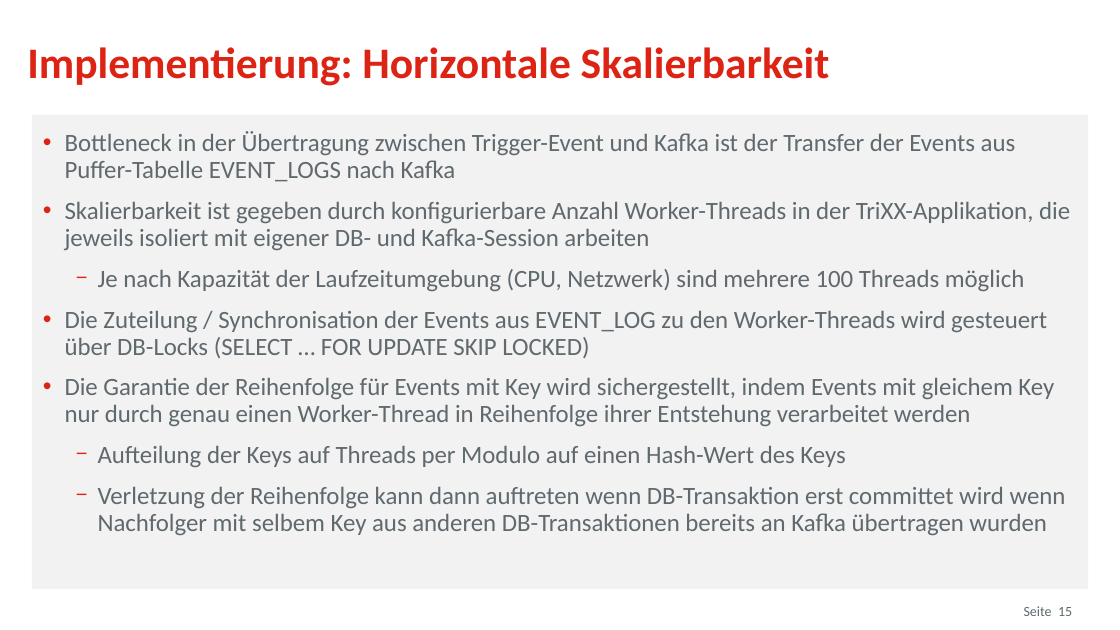
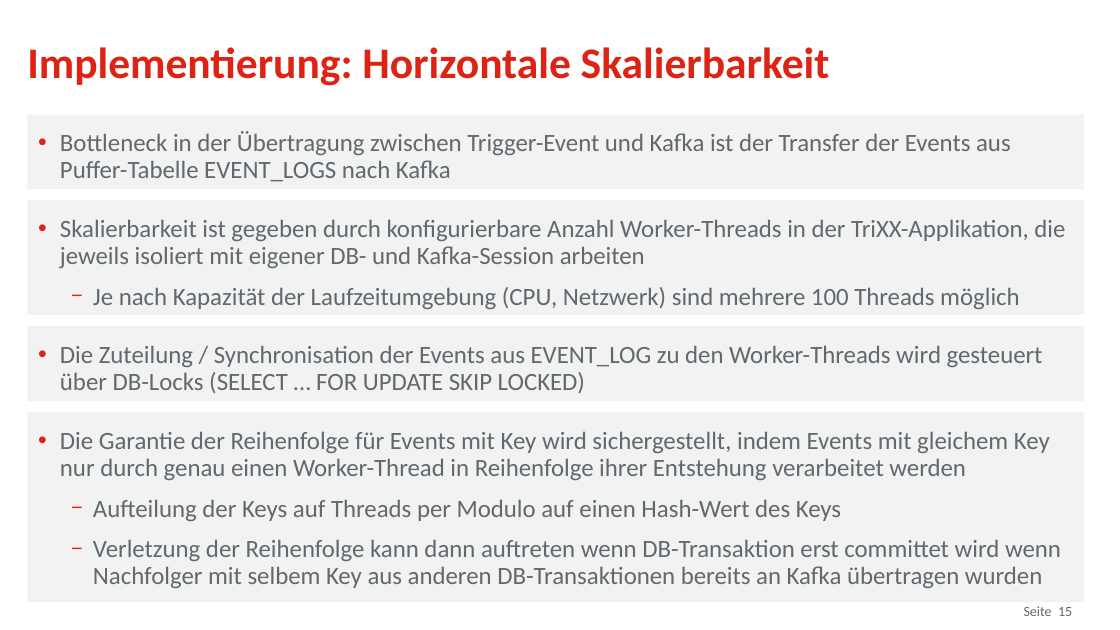
Before and after one commit to osp-ottogroup/movex-cdc, a slide deck: slide 15 of doc/2020-09_TriXX_Otto_QConf.pptx. Drawn at 1120x630 pixels with LibreOffice and Linux fonts; fonts in the diff are those of the drawing; background and template pictures are left out. Boxes give left, top, right and bottom in pixels: in the first picture for what was removed or moved away, otherwise in the second. Text is boxed around its words. In the diff, an @@ line names an element or a change of style, - is before the commit and + after.

```diff
--- a/doc/2020-09_TriXX_Otto_QConf.pptx
+++ b/doc/2020-09_TriXX_Otto_QConf.pptx
@@ rectangle "Bottleneck in der Übertragung zwischen ...": place and size @@
-rectangle "Bottleneck in der Übertragung zwischen ..." at bbox=[31, 114, 1088, 589]
+rectangle "Bottleneck in der Übertragung zwischen ..." at bbox=[27, 114, 1083, 189]
@@ rectangle added at bbox=[27, 200, 1083, 315], fill #F2F2F2, 16 pt, text #5F696E @@
+• Skalierbarkeit ist gegeben durch konfigurierbare Anzahl Worker-Threads in der TriXX-Applikation, die jeweils isoliert mit eigener DB- und Kafka-Session arbeiten
+  − Je nach Kapazität der Laufzeitumgebung (CPU, Netzwerk) sind mehrere 100 Threads möglich
@@ text in rectangle at bbox=[65, 202, 1070, 535]: paragraphs removed @@
-• Skalierbarkeit ist gegeben durch konfigurierbare Anzahl Worker-Threads in der TriXX-Applikation, die jeweils isoliert mit eigener DB- und Kafka-Session arbeiten
-  − Je nach Kapazität der Laufzeitumgebung (CPU, Netzwerk) sind mehrere 100 Threads möglich
-• Die Zuteilung / Synchronisation der Events aus EVENT_LOG zu den Worker-Threads wird gesteuert über DB-Locks (SELECT … FOR UPDATE SKIP LOCKED)
-• Die Garantie der Reihenfolge für Events mit Key wird sichergestellt, indem Events mit gleichem Key nur durch genau einen Worker-Thread in Reihenfolge ihrer Entstehung verarbeitet werden
-  − Aufteilung der Keys auf Threads per Modulo auf einen Hash-Wert des Keys
-  − Verletzung der Reihenfolge kann dann auftreten wenn DB-Transaktion erst committet wird wenn Nachfolger mit selbem Key aus anderen DB-Transaktionen bereits an Kafka übertragen wurden
@@ rectangle added at bbox=[27, 326, 1083, 401], fill #F2F2F2, 16 pt, text #5F696E @@
+• Die Zuteilung / Synchronisation der Events aus EVENT_LOG zu den Worker-Threads wird gesteuert über DB-Locks (SELECT … FOR UPDATE SKIP LOCKED)
@@ rectangle added at bbox=[27, 412, 1083, 603], fill #F2F2F2, 16 pt, text #5F696E @@
+• Die Garantie der Reihenfolge für Events mit Key wird sichergestellt, indem Events mit gleichem Key nur durch genau einen Worker-Thread in Reihenfolge ihrer Entstehung verarbeitet werden
+  − Aufteilung der Keys auf Threads per Modulo auf einen Hash-Wert des Keys
+  − Verletzung der Reihenfolge kann dann auftreten wenn DB-Transaktion erst committet wird wenn Nachfolger mit selbem Key aus anderen DB-Transaktionen bereits an Kafka übertragen wurden
```
Also in this commit, not shown: 9 other slides changed.
